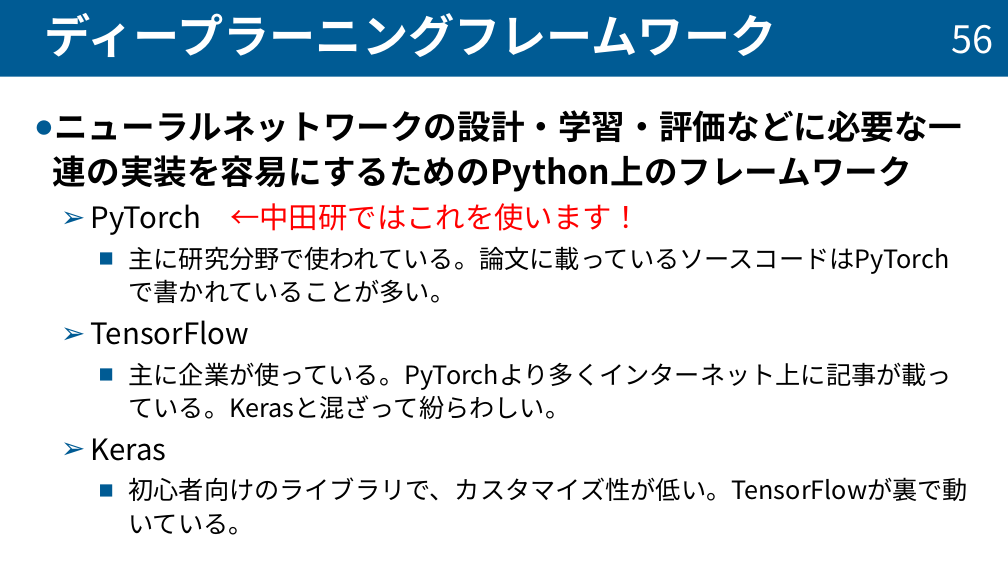
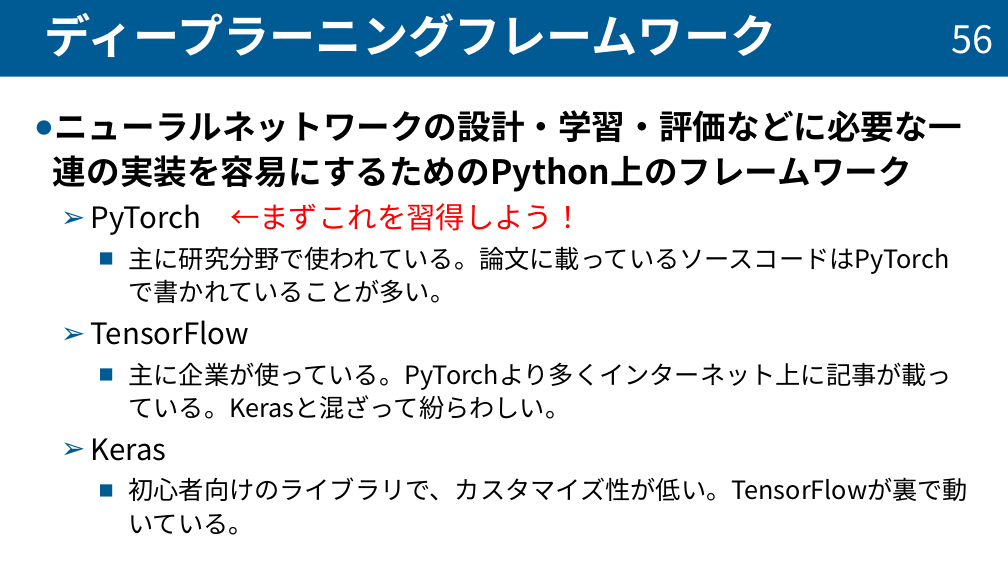
Before and after one commit to taiseifujisawa/cnn_manual_nktlab, a slide deck: slide 57 of cnn_manual.pptx. Drawn at 1008x567 pixels with LibreOffice and Linux fonts; fonts in the diff are those of the drawing. Boxes give left, top, right and bottom in pixels: in the first picture for what was removed or moved away, otherwise in the second. Text is boxed around its words. In the diff, an @@ line names an element or a change of style, - is before the commit and + after.

```diff
--- a/cnn_manual.pptx
+++ b/cnn_manual.pptx
@@ text at <box>91,203,582,235</box>: text changed @@
-  ➢ PyTorch ←中田研ではこれを使います！
+  ➢ PyTorch ←まずこれを習得しよう！
```
Also in this commit, not shown: 5 other slides changed.
